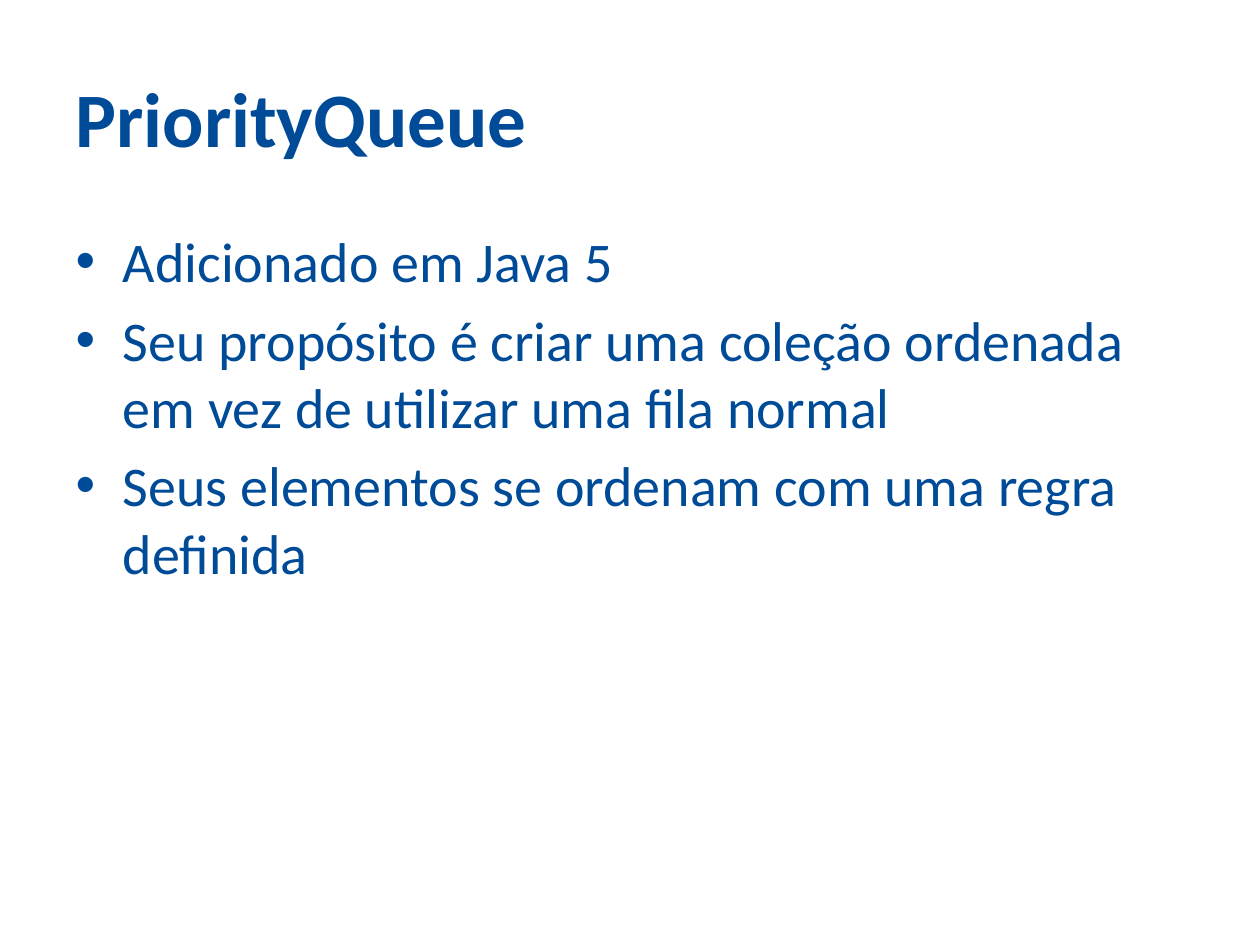
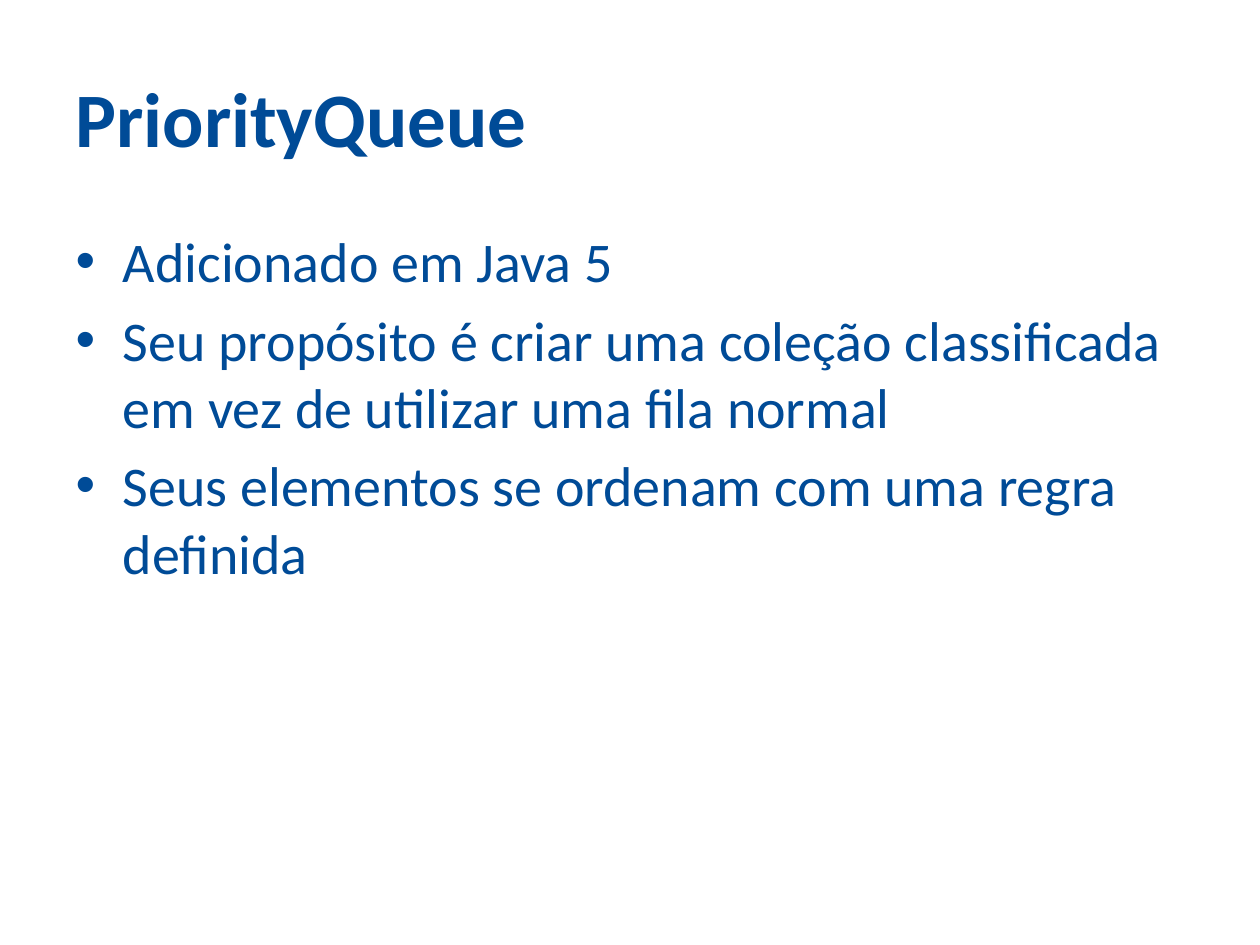
Before and after one commit to ozieljose/java6cert, a slide deck: slide 42 of slides/15-Collections.pptx. Drawn at 1260x945 pixels with LibreOffice and Linux fonts; fonts in the diff are those of the drawing; background and template pictures are left out. Boxes give left, top, right and bottom in pixels: in the first picture for what was removed or moved away, otherwise in the second. Text is boxed around its words. In the diff, an @@ line names an element or a change of style, - is before the commit and + after.

```diff
--- a/slides/15-Collections.pptx
+++ b/slides/15-Collections.pptx
@@ text at <box>123,322,1161,429</box>: text changed @@
-• Seu propósito é criar uma coleção ordenada em vez de utilizar uma fila normal
+• Seu propósito é criar uma coleção classificada em vez de utilizar uma fila normal
```
Also in this commit, not shown: 16 other slides changed, 1 other file.
